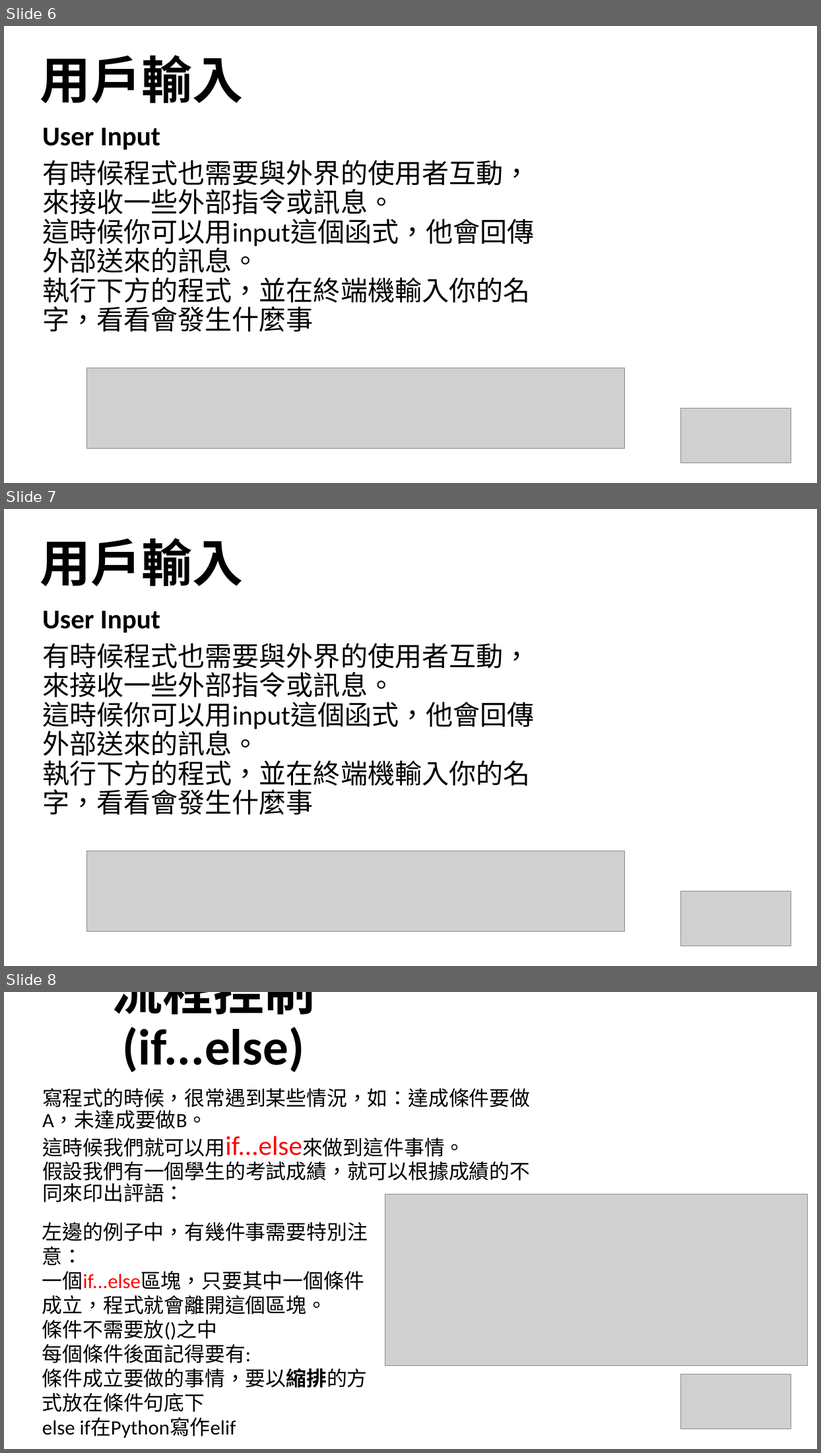
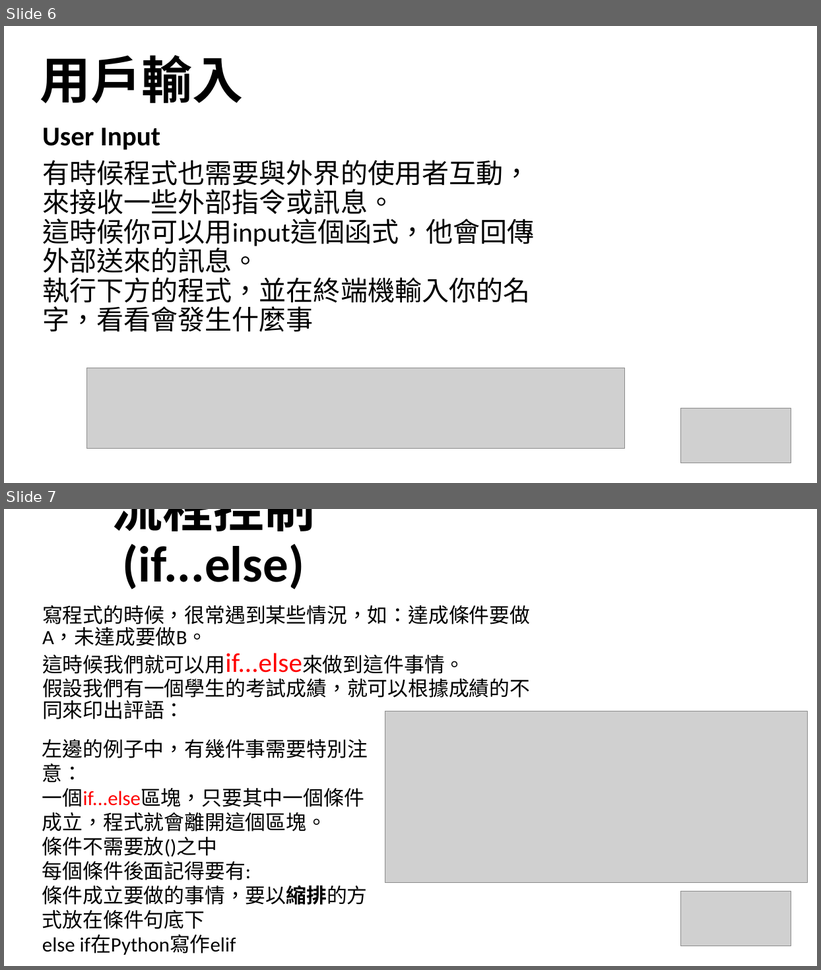
Before and after one commit to raywongstudy/python_workshop, a slide deck: python workshop.pptx. Shown one above the other, each under a label of ours: slides 6, 7 and 8 before the commit, slides 6 and 7 after it. The pictures are 821x1453 and 821x970 pixels, drawn with LibreOffice and Linux fonts; fonts in the diff are those of the drawing; grey boxes stand for pictures. Boxes give left, top, right and bottom in pixels: in the first picture for what was removed or moved away, otherwise in the second. Text is boxed around its words. In the diff, an @@ line names an element or a change of style, - is before the commit and + after.

```diff
--- a/python workshop.pptx
+++ b/python workshop.pptx
@@ slide 7 removed at bbox=[4, 509, 817, 966], background #FFFFFF @@
@@ title removed at bbox=[40, 538, 244, 586] @@
-用戶輸入
@@ subtitle removed at bbox=[42, 611, 535, 815] @@
-User Input
-有時候程式也需要與外界的使用者互動，來接收一些外部指令或訊息。
-這時候你可以用input這個函式，他會回傳外部送來的訊息。
-執行下方的程式，並在終端機輸入你的名字，看看會發生什麼事
@@ picture removed at bbox=[87, 851, 625, 932] @@
@@ picture removed at bbox=[681, 891, 791, 947] @@
@@ what was slide 8 is now slide 7 @@
```
Also in this commit, not shown: 1 slide added, 1 other slide removed, 1 other file.
